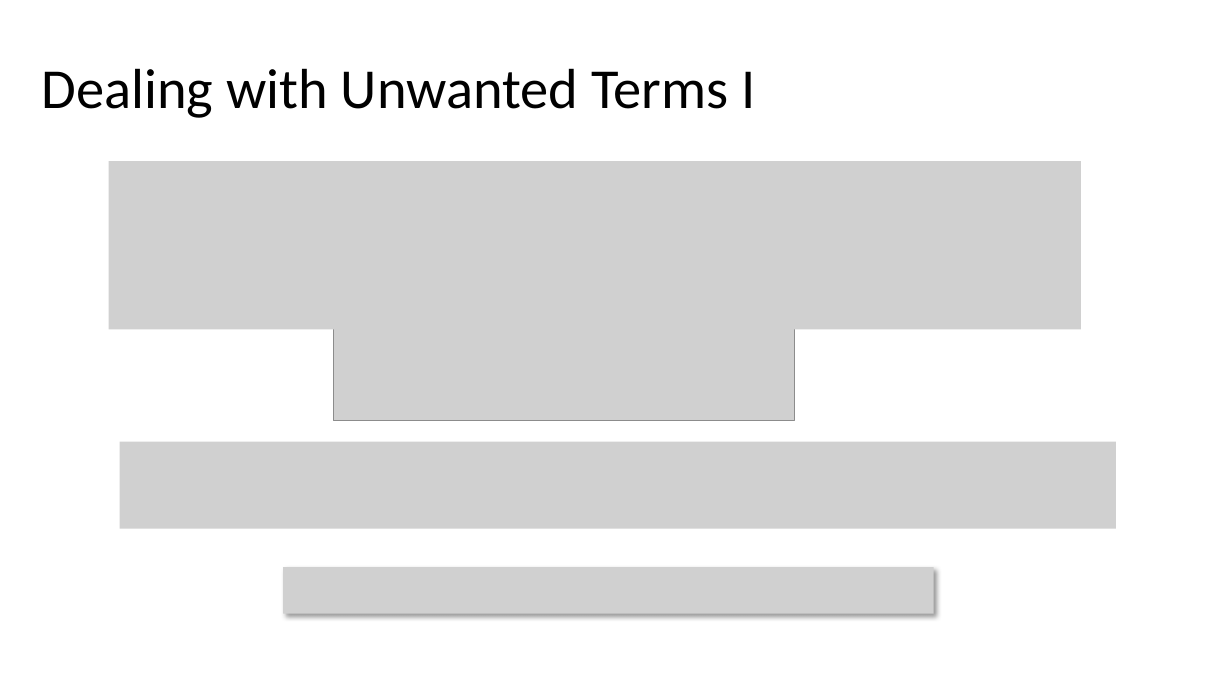
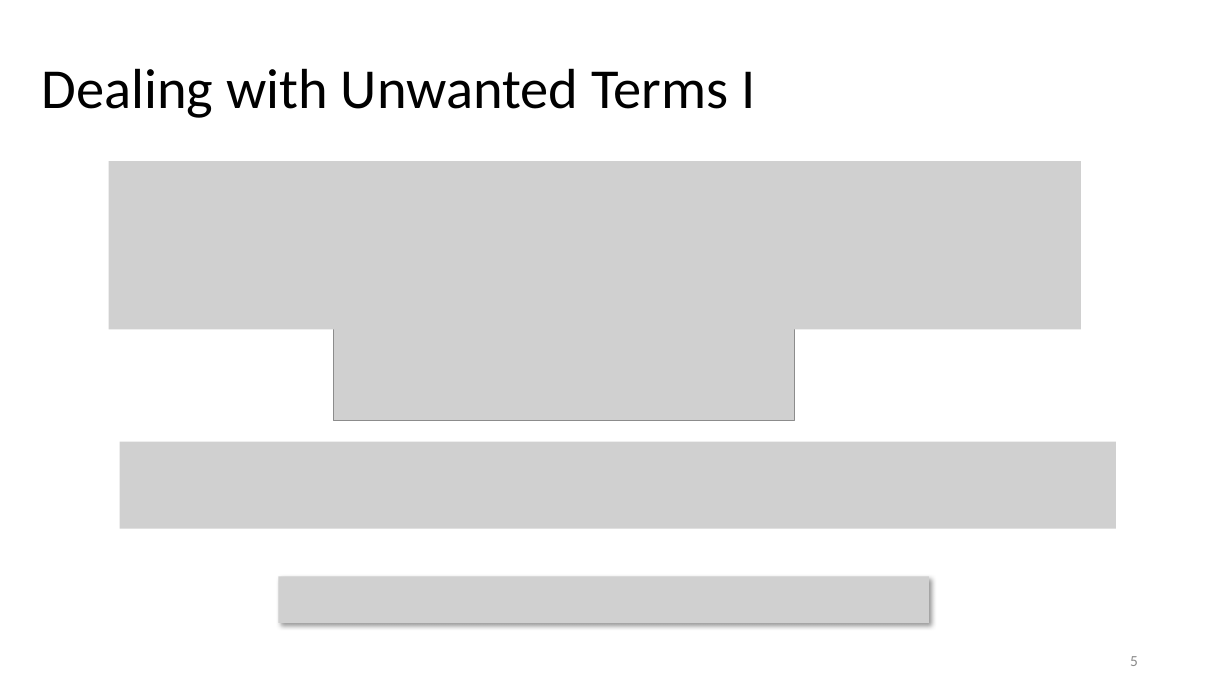
Before and after one commit to EeshGupta/Multimode-Conditional-Displacements, a slide deck: slide 5 of presentations/mcd.pptx (slide 4 before the commit). Drawn at 1232x693 pixels with LibreOffice and Linux fonts; fonts in the diff are those of the drawing; grey boxes stand for pictures. Boxes give left, top, right and bottom in pixels: in the first picture for what was removed or moved away, otherwise in the second. Text is boxed around its words. In the diff, an @@ line names an element or a change of style, - is before the commit and + after.

```diff
--- a/presentations/mcd.pptx
+++ b/presentations/mcd.pptx
@@ picture: place and size @@
-picture at [284, 567, 934, 614]
+picture at [278, 577, 929, 623]
@@ page number added at [1130, 656, 1138, 666], 12 pt, text #8C8C8C @@
+5
```
Also in this commit, not shown: 23 other slides changed, 3 slides added, 1 other file.
